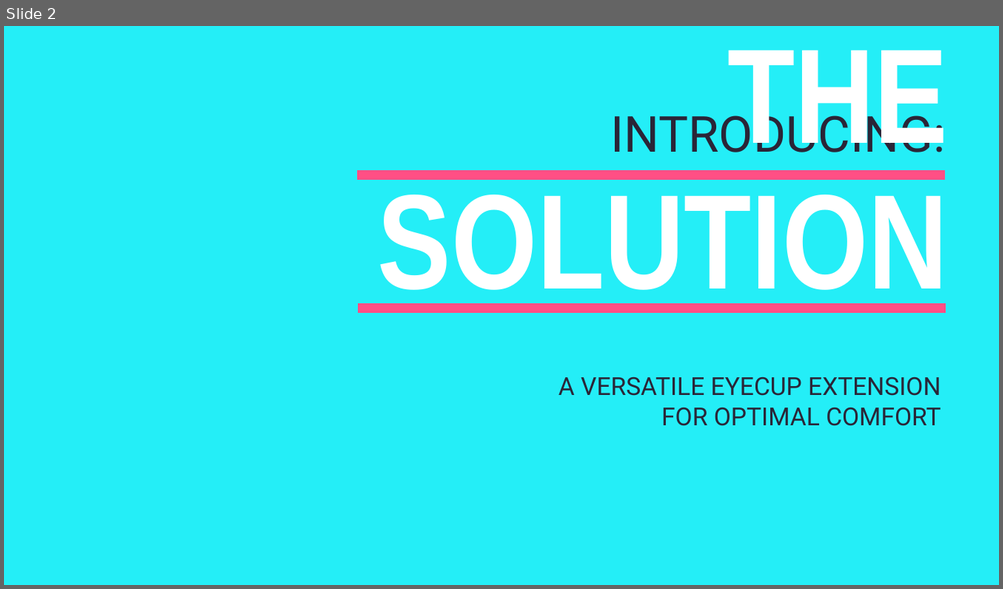
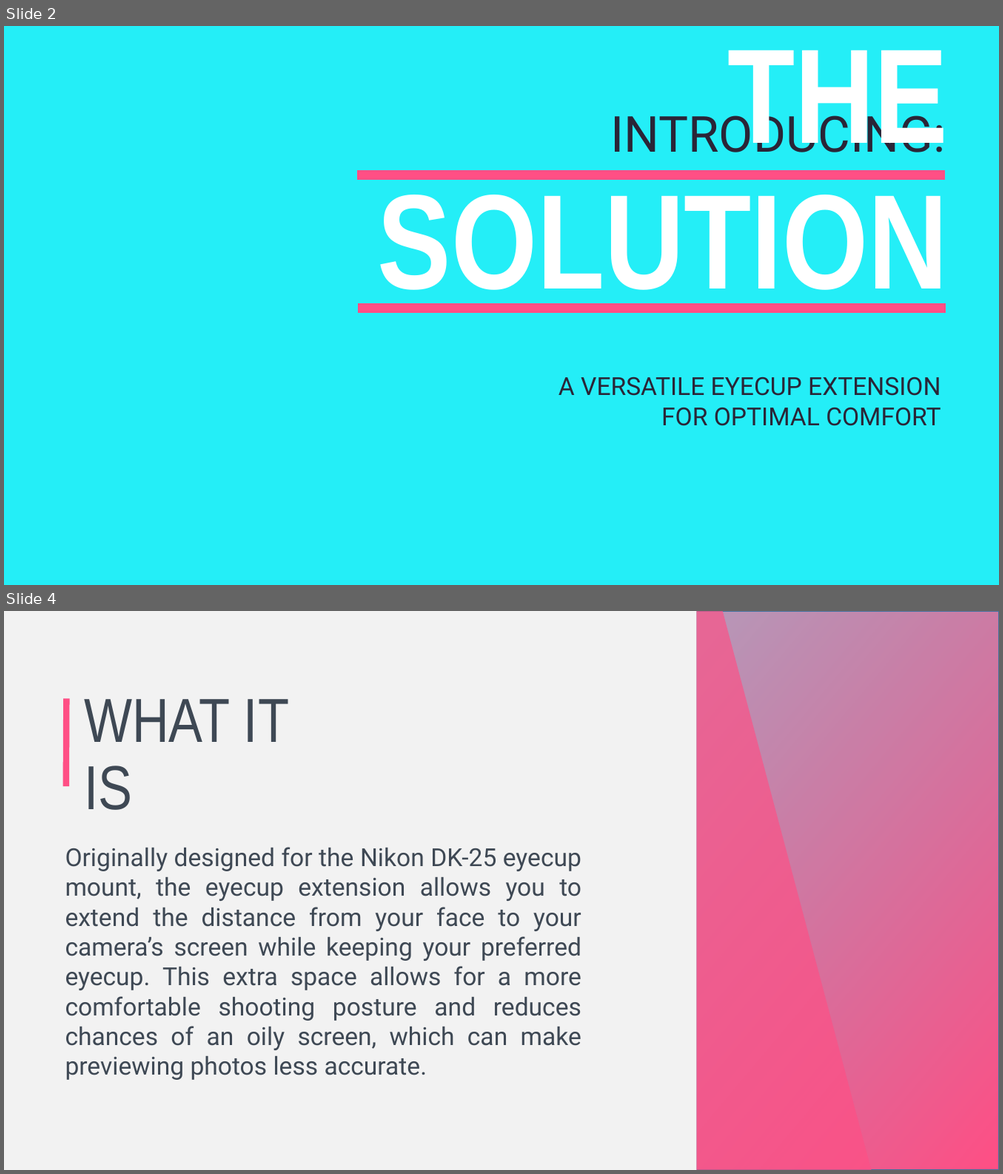
Before and after one commit to papillon-des-ombres/Nikon-D3400-DK-25-Extension, a slide deck: Promo.pptx. Shown one above the other, each under a label of ours: slide 2 before the commit, slides 2 and 4 after it; the slides between them are not shown. The pictures are 1003x589 and 1003x1174 pixels, drawn with LibreOffice and Linux fonts; fonts in the diff are those of the drawing; background and template pictures are left out. Boxes give left, top, right and bottom in pixels: in the first picture for what was removed or moved away, otherwise in the second. Text is boxed around its words. In the diff, an @@ line names an element or a change of style, - is before the commit and + after.

```diff
--- a/Promo.pptx
+++ b/Promo.pptx
@@ slide 4 added at <box>4,611,999,1170</box>, background picture (left out) @@
@@ rectangle added at <box>4,611,697,1170</box>, fill #F2F2F2 @@
@@ rectangle added at <box>364,611,895,1170</box>, fill #FF4F85 at 67% opacity @@
@@ rectangle added at <box>697,611,999,1170</box>, fill #FF4F85 @@
@@ rectangle added at <box>697,611,999,1170</box>, fill gradient #5FF3F9 to #24EEF7, outline #43739E 1 pt @@
@@ line added from (66, 786) to (67, 699), #FF4F85 6 pt @@
@@ title added at <box>84,699,289,810</box>, 60 pt, text #3E4854 @@
+WHAT IT IS
@@ rectangle added at <box>347,715,999,1170</box>, fill #FF4F85 at 45% opacity @@
@@ text added at <box>65,847,581,1080</box>, 24 pt, text #3E4854 @@
+Originally designed for the Nikon DK-25 eyecup mount, the eyecup extension allows you to extend the distance from your face to your camera’s screen while keeping your preferred eyecup. This extra space allows for a more comfortable shooting posture and reduces chances of an oily screen, which can make previewing photos less accurate.
```
Also in this commit, not shown: 1 slide changed, 1 other slide added, 1 slide removed, 10 other files.
